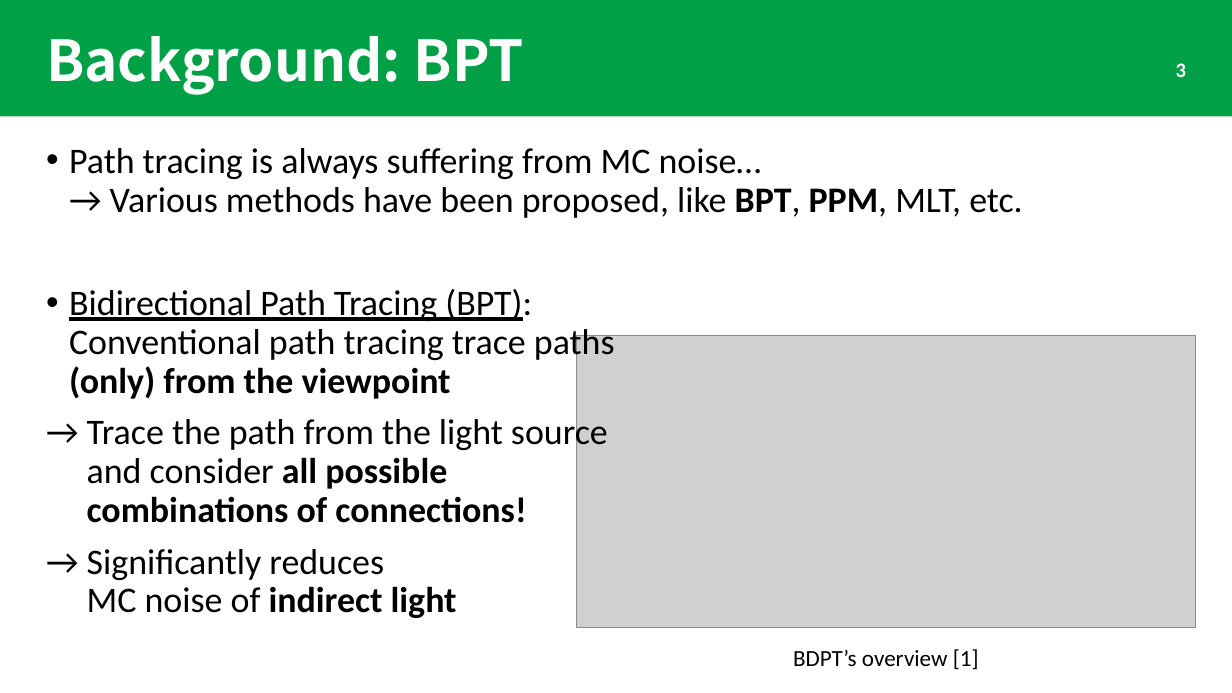
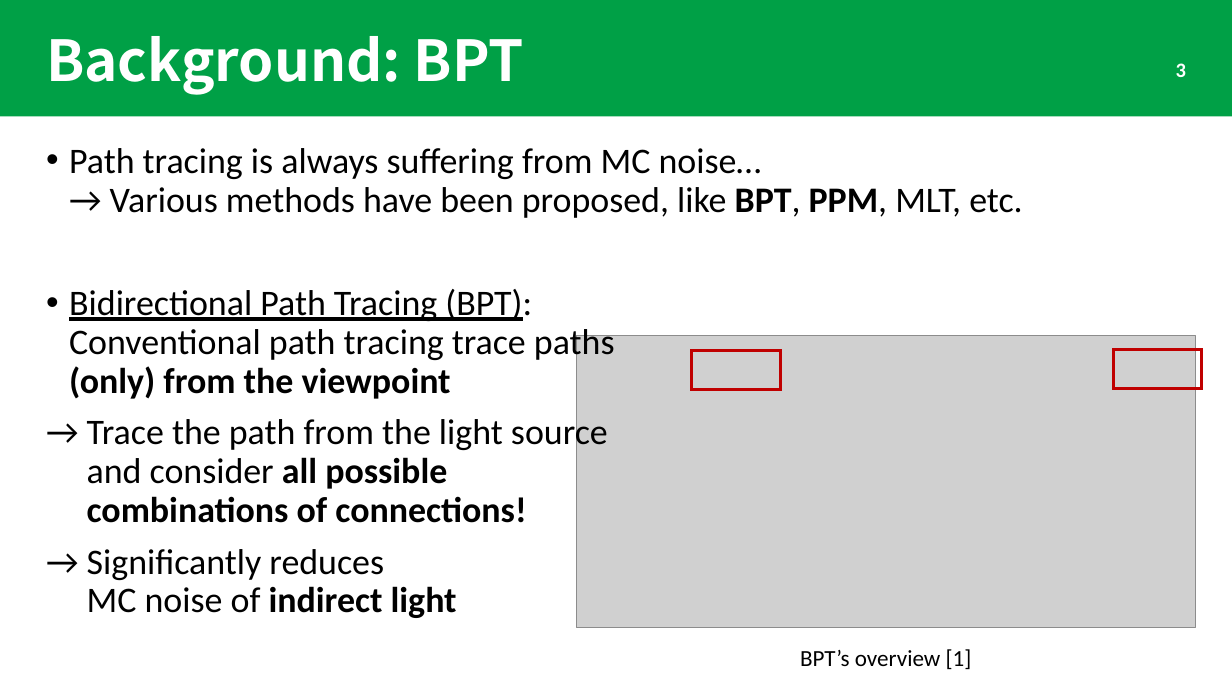
Before and after one commit to ichi-raven/paper-introductions, a slide deck: slide 3 of Light Transport Simulation with Vertex Connection and Merging.pptx. Drawn at 1232x693 pixels with LibreOffice and Linux fonts; fonts in the diff are those of the drawing; grey boxes stand for pictures. Boxes give left, top, right and bottom in pixels: in the first picture for what was removed or moved away, otherwise in the second. Text is boxed around its words. In the diff, an @@ line names an element or a change of style, - is before the commit and + after.

```diff
--- a/Light Transport Simulation with Vertex Connection and Merging.pptx
+++ b/Light Transport Simulation with Vertex Connection and Merging.pptx
@@ rectangle added at bbox=[692, 351, 781, 390], outline #C00000 2.25 pt @@
@@ rectangle added at bbox=[1114, 350, 1202, 389], outline #C00000 2.25 pt @@
@@ text at bbox=[800, 649, 972, 669]: text changed @@
-BDPT’s overview [1]
+BPT’s overview [1]
```
Also in this commit, not shown: 3 other slides changed, 8 slides added, 1 slide removed, 1 other file.
